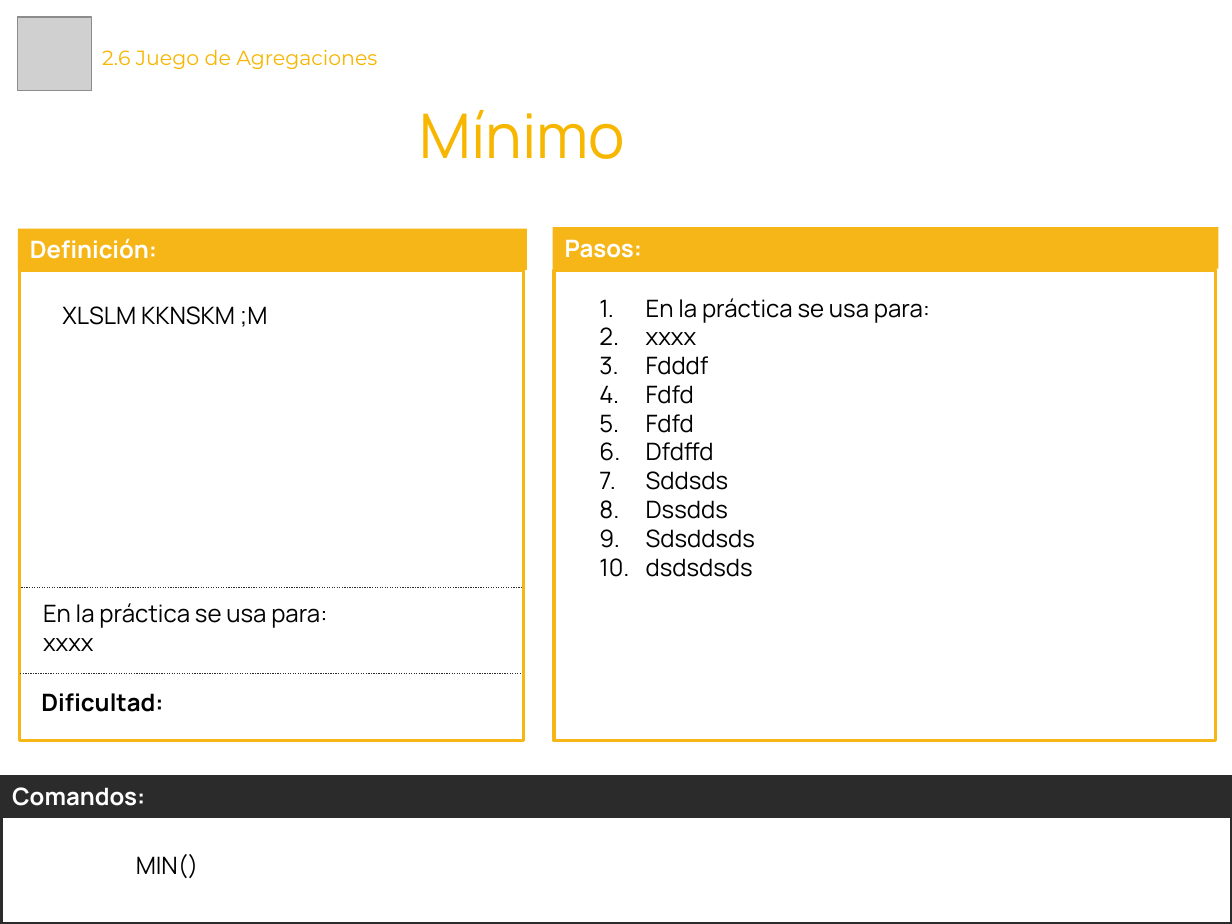
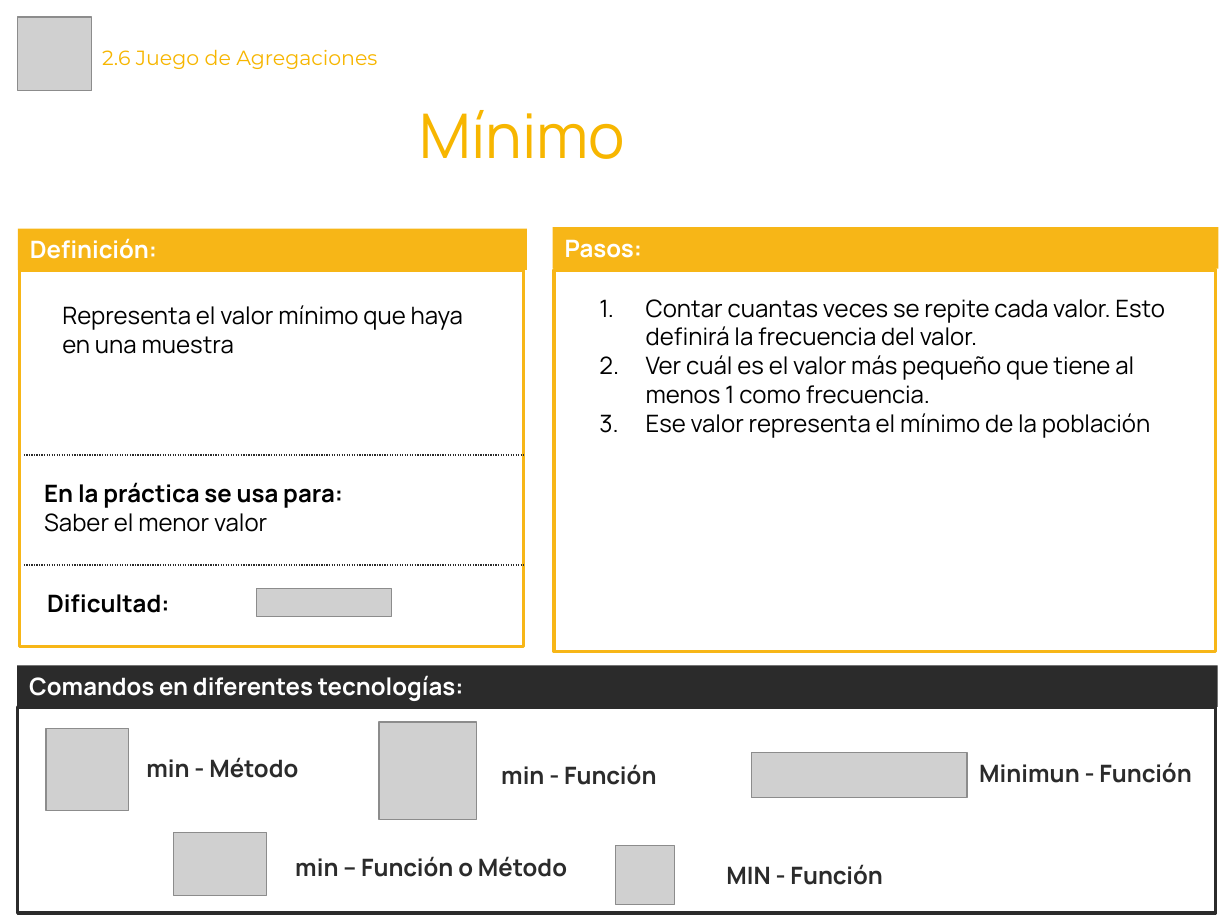
Before and after one commit to Laboratoria/curriculum, a slide deck: slide 2 of 18-data-visualization/Contenido Semana 1/2.6. Material - Tarjetas Juego Agregaciones.pptx. Drawn at 1232x924 pixels with LibreOffice and Linux fonts; fonts in the diff are those of the drawing; grey boxes stand for pictures. Boxes give left, top, right and bottom in pixels: in the first picture for what was removed or moved away, otherwise in the second. Text is boxed around its words. In the diff, an @@ line names an element or a change of style, - is before the commit and + after.

Commit message:
Actualización del Contenido de los Juegos

```diff
--- a/18-data-visualization/Contenido Semana 1/2.6. Material - Tarjetas Juego Agregaciones.pptx
+++ b/18-data-visualization/Contenido Semana 1/2.6. Material - Tarjetas Juego Agregaciones.pptx
@@ rectangle: place and size @@
-rectangle at bbox=[20, 270, 524, 740]
+rectangle at bbox=[20, 270, 524, 647]
@@ rectangle: place and size @@
-rectangle at bbox=[554, 270, 1216, 740]
+rectangle at bbox=[554, 270, 1216, 652]
@@ text at bbox=[646, 299, 1165, 438]: text changed @@
-1. En la práctica se usa para:
-2. xxxx
-3. Fdddf
-4. Fdfd
-5. Fdfd
-6. Dfdffd
-7. Sddsds
-8. Dssdds
-9. Sdsddsds
-10. dsdsdsds
+1. Contar cuantas veces se repite cada valor. Esto definirá la frecuencia del valor.
+2. Ver cuál es el valor más pequeño que tiene al menos 1 como frecuencia.
+3. Ese valor representa el mínimo de la población
@@ text at bbox=[62, 305, 463, 354]: text changed @@
-XLSLM KKNSKM ;M
+Representa el valor mínimo que haya en una muestra
@@ line moved from (21, 588) - (521, 588) to (23, 455) - (524, 455) @@
@@ text "En la práctica se usa ...": place and size @@
-text "En la práctica se usa ..." at bbox=[43, 603, 327, 651]
+text "En la práctica se usa ..." at bbox=[44, 482, 343, 532]
@@ text at bbox=[44, 482, 343, 508]: bold on in "En la práctica se usa para:" @@
@@ text at bbox=[44, 513, 267, 532]: text changed @@
-xxxx
+Saber el menor valor
@@ line moved from (20, 674) - (520, 674) to (23, 565) - (524, 565) @@
@@ text "Dificultad:": place and size @@
-text "Dificultad:" at bbox=[41, 693, 163, 712]
+text "Dificultad:" at bbox=[47, 594, 169, 613]
@@ picture added at bbox=[256, 589, 391, 616] @@
@@ rectangle "Comandos en diferentes tecnologías:": place and size @@
-rectangle "Comandos en diferentes tecnologías:" at bbox=[0, 775, 1232, 817]
+rectangle "Comandos en diferentes tecnologías:" at bbox=[17, 665, 1217, 707]
@@ text in rectangle at bbox=[29, 675, 464, 701]: text changed @@
-Comandos:
+Comandos en diferentes tecnologías:
@@ rectangle: place and size @@
-rectangle at bbox=[1, 817, 1232, 924]
+rectangle at bbox=[17, 707, 1215, 913]
@@ picture added at bbox=[46, 728, 128, 811] @@
@@ picture added at bbox=[379, 722, 477, 819] @@
@@ text at bbox=[146, 757, 298, 778]: text changed; text colour #000000 to #2B2B2B; bold on @@
-MIN()
+min - Método
@@ text added at bbox=[501, 764, 656, 785], 14 pt, text #2B2B2B, bold @@
+min - Función
@@ picture added at bbox=[752, 753, 967, 798] @@
@@ text added at bbox=[979, 762, 1191, 783], 14 pt, text #2B2B2B, bold @@
+Minimun - Función
@@ picture added at bbox=[174, 833, 267, 896] @@
@@ text added at bbox=[295, 856, 567, 877], 14 pt, text #2B2B2B, bold @@
+min – Función o Método
@@ picture added at bbox=[616, 845, 675, 904] @@
@@ text added at bbox=[726, 864, 882, 885], 14 pt, text #2B2B2B, bold @@
+MIN - Función
```
Also in this commit, not shown: 7 slides added, 7 slides removed, 9 other files.
